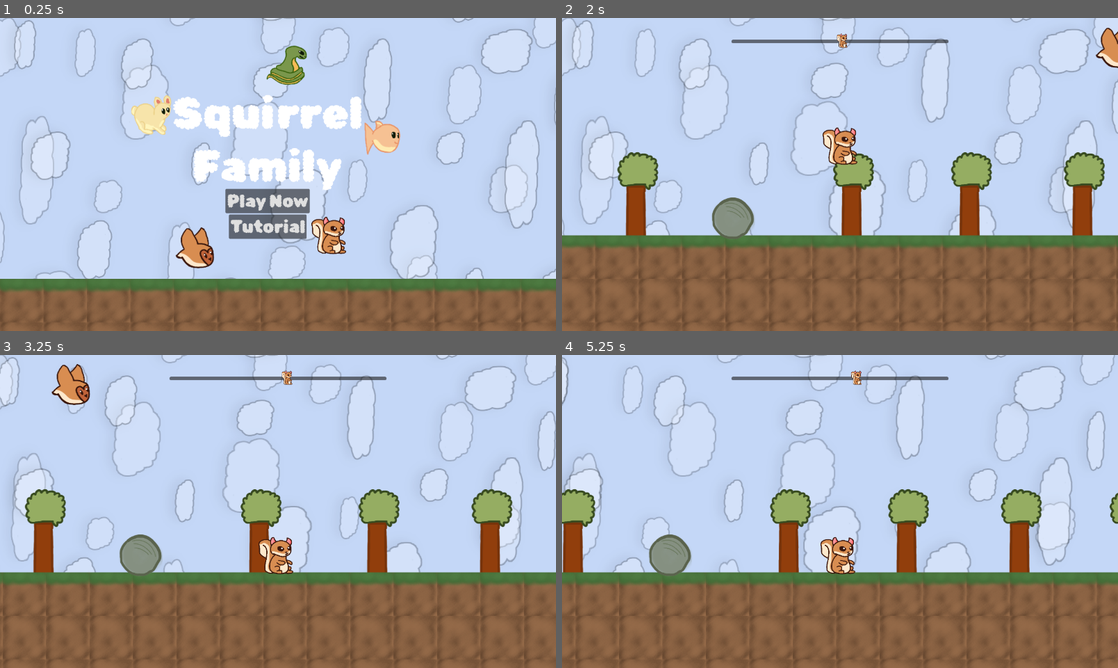
Above: before the commit, frames 1-4 (two rows, left to right).
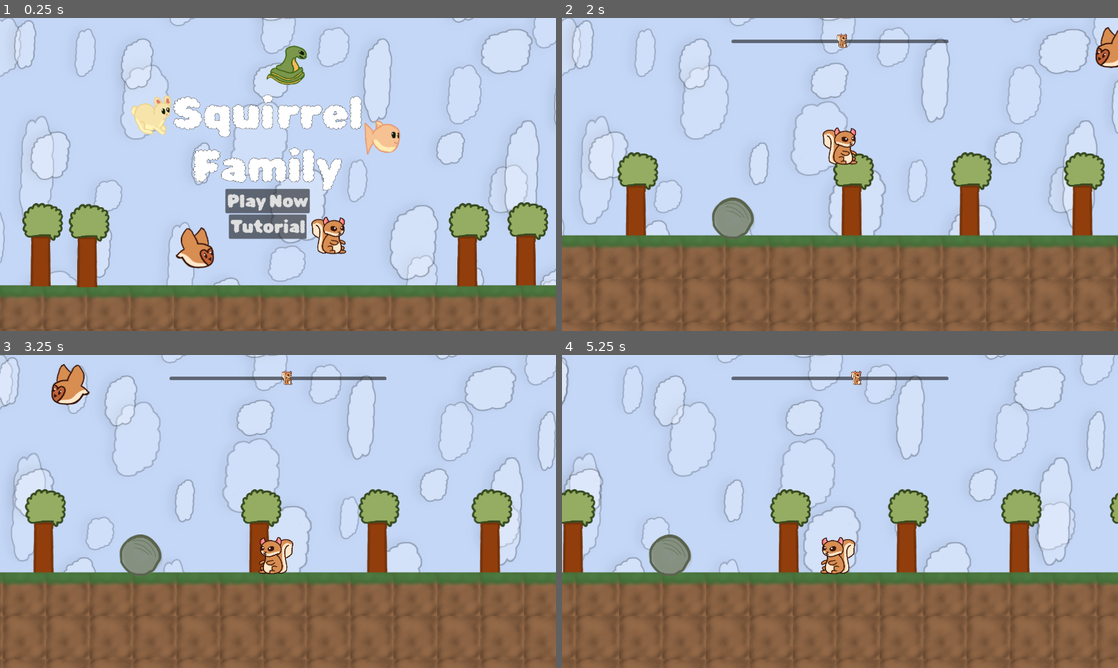
Above: after the commit, the same moments.

Repository: CamComDuck/SquirrelFamily
Game: Godot game, scene res://title/title.tscn
Two runs of this game, one before a commit and one after it. Both use one fixed random seed, a clock stepped at 60 frames per second and the inputs below.
Inputs:
- Up to frame 1 (0.25 s): no input
- Up to frame 2 (2 s): click "Play Now" at 0.5 s; hold D (move_right) from 1.28 s (still down); tap Space (action) at 1.35 s; tap W (jump) at 1.52 s
- Up to frame 3 (3.25 s): tap Space (action) at 2.1, 2.85 s; tap W (jump) at 2.27 s; release D (move_right) at 2.78 s; hold A (move_left) from 2.78 s (still down)
- Up to frame 4 (5.25 s): release A (move_left) at 3.53 s; hold D (move_right) 3.53-5.03 s; tap Space (action) at 3.6, 4.35, 5.1 s; tap W (jump) at 3.77, 4.52 s; tap Enter at 4.25 s; hold A (move_left) from 5.03 s (still down)

The runs differ from the first frame. In frame 1, 10% of the frame differs, in the area x 0-100%, y 24-100%; in frame 2, 0.2%; in frame 3, 0.9%; in frame 4, 0.5%.

Commit message:
Add sprite flipping to match direction facing

Diff:
--- a/project/level/level.gd
+++ b/project/level/level.gd
@@ -26,7 +26,7 @@
 	var snake_rock_first := -1
 	var pond_first := -1
 
-	for i in 12:
+	for i in 11:
 
 		if picked.size() < 4:
 			item = randi_range(0, 4)
--- a/project/level/level.tscn
+++ b/project/level/level.tscn
@@ -65,6 +65,8 @@
 z_index = 25
 z_as_relative = false
 layout_mode = 2
+theme_override_colors/font_outline_color = Color(0, 0, 0, 1)
+theme_override_constants/outline_size = 2
 theme_override_fonts/font = ExtResource("4_mnb74")
 theme_override_font_sizes/font_size = 100
 text = "You Lose!"
--- a/project/owl/owl.gd
+++ b/project/owl/owl.gd
@@ -11,6 +11,7 @@
 var _is_diving := false
 var _dive_x : float
 var _can_move : bool = true
+var _facing_left : bool
 
 @onready var _hunt_timer_object : Timer = $HuntTimer
 
@@ -20,15 +21,27 @@
 	var starting_dir : int = randi_range(0, 1)
 	if starting_dir == 0:
 		_moving_left = true
+		_facing_left = true
+		$Sprite2D.flip_h = true
 	else:
 		_moving_left = false
+		_facing_left = false
+		$Sprite2D.flip_h = false
 
 
 func _physics_process(delta: float) -> void:
 	if _can_move:
+
+		if linear_velocity.x < 0 and not _facing_left:
+			_facing_left = true
+			$Sprite2D.flip_h = true
+		elif linear_velocity.x > 0 and _facing_left:
+			_facing_left = false
+			$Sprite2D.flip_h = false
+
 		if not _is_hunting and not _is_diving:
 			_movement(delta, 0)
-			var hunt_chance : float = randf_range(0, 1500)
+			var hunt_chance : float = randf_range(0, 1250)
 			if hunt_chance < 2: # Starts hunt
 				_is_hunting = true
 				_is_diving = true
@@ -51,12 +64,16 @@
 func _movement(delta : float, y_dir : int) -> void:
 	if position.x < _max_x and not _moving_left:
 		linear_velocity = Vector2(_move_speed * delta, y_dir)
+
 	elif position.x >= _max_x and not _moving_left:
 		_moving_left = true
+
 	elif position.x >= _min_x and _moving_left:
 		linear_velocity = Vector2(-1 * _move_speed * delta, y_dir)
+
 	elif position.x <= _min_x and _moving_left:
 		_moving_left = false
+
 
 
 func _on_hunt_timer_timeout() -> void:
--- a/project/rabbit/rabbit.gd
+++ b/project/rabbit/rabbit.gd
@@ -10,6 +10,7 @@
 var _is_moving := true
 var _direction : int
 var _in_tree := false
+var _facing_left : bool
 
 @onready var move_timer: Timer = $MoveTimer
 @onready var shape_cast_2d: ShapeCast2D = $ShapeCast2D
@@ -33,6 +34,15 @@
 			velocity.y = JUMP_VELOCITY
 
 		if _is_moving:
+
+			if _direction > 0 and _facing_left:
+				_facing_left = false
+				scale.x = scale.x * -1
+			elif _direction < 0 and not _facing_left:
+				_facing_left = true
+				scale.x = scale.x * -1
+
+
 			if _direction != 0:
 				velocity.x = _direction * SPEED
 			else:
--- a/project/squirrel/squirrel.gd
+++ b/project/squirrel/squirrel.gd
@@ -16,6 +16,8 @@
 var _snake_on_rock := false
 var _rabbit_in_tree = false
 var _object_in_hand : String = "NONE"
+
+var _facing_left : bool
 
 @onready var shape_cast_2d: ShapeCast2D = $ShapeCast2D
 @onready var fish: Sprite2D = $"../Fish"
@@ -37,6 +39,14 @@
 			AudioManager.play_jump()
 
 		var direction := Input.get_axis("move_left", "move_right")
+
+		if direction > 0 and _facing_left:
+			_facing_left = false
+			scale.x = scale.x * -1
+		elif direction < 0 and not _facing_left:
+			_facing_left = true
+			scale.x = scale.x * -1
+
 		if direction != 0:
 			velocity.x = direction * SPEED
 		else:
--- a/project/title/title.tscn
+++ b/project/title/title.tscn
@@ -15,6 +15,7 @@
 [ext_resource type="Texture2D" uid="uid://mk46sjg6ml8" path="res://fish/pond_clean.png" id="13_l87cs"]
 [ext_resource type="TileSet" uid="uid://c32iuuyqghd7x" path="res://tilemap.tres" id="14_fa4qd"]
 [ext_resource type="PackedScene" uid="uid://0441mpdy11dr" path="res://background/parallax_background.tscn" id="15_2ombd"]
+[ext_resource type="PackedScene" uid="uid://bwe4xhstgimq2" path="res://tree/tree.tscn" id="16_mupim"]
 
 [sub_resource type="Animation" id="Animation_fb8cw"]
 resource_name = "squirrel"
@@ -132,6 +133,8 @@
 offset_top = 42.0
 offset_right = 1055.0
 offset_bottom = 519.0
+theme_override_colors/font_outline_color = Color(0, 0, 0, 1)
+theme_override_constants/outline_size = 2
 theme_override_fonts/font = ExtResource("1_mee3k")
 theme_override_font_sizes/font_size = 100
 text = "Squirrel
@@ -353,10 +356,23 @@
 [node name="TileMapLayer" type="TileMapLayer" parent="."]
 z_index = -5
 z_as_relative = false
+position = Vector2(0, 15.485)
 tile_map_data = PackedByteArray("AAAAAAYAAwAAAAAAAAABAAYAAwAAAAAAAAACAAYAAwAAAAAAAAADAAYAAwAAAAAAAAAEAAYAAwAAAAAAAAAFAA …(400 unchanged characters)…
 tile_set = ExtResource("14_fa4qd")
 
 [node name="ParallaxBackground" parent="." instance=ExtResource("15_2ombd")]
+
+[node name="Tree" parent="." instance=ExtResource("16_mupim")]
+position = Vector2(98, 517)
+
+[node name="Tree2" parent="." instance=ExtResource("16_mupim")]
+position = Vector2(205, 519)
+
+[node name="Tree3" parent="." instance=ExtResource("16_mupim")]
+position = Vector2(1215, 515)
+
+[node name="Tree4" parent="." instance=ExtResource("16_mupim")]
+position = Vector2(1080, 517)
 
 [connection signal="pressed" from="PlayButton" to="." method="_on_play_button_pressed"]
 [connection signal="pressed" from="TutorialButton" to="." method="_on_tutorial_button_pressed"]
Not shown: 1 places in project/title/title.tscn that only renumber resources
